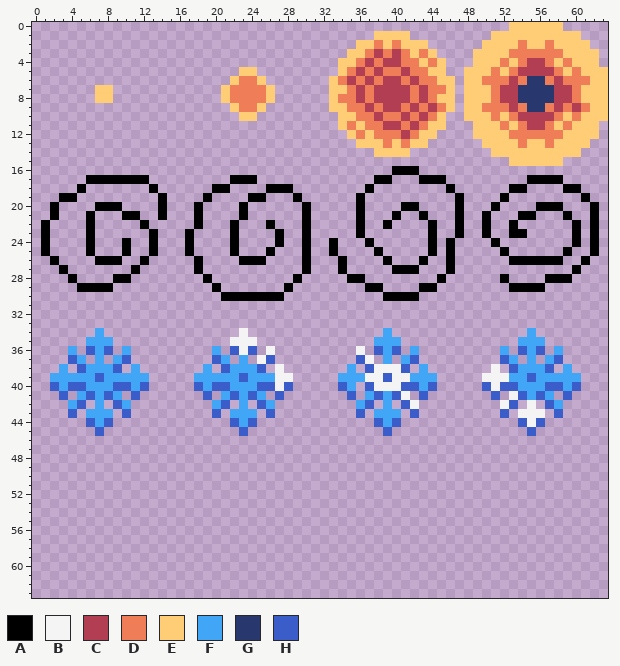
Two states of a pixel-art sprite, assets/sprites/animations/effects.png. Above: the version before the commit.
The file is 64x64 pixels.
Palette (. is transparent): A #000000  B #f4f4f4  C #b13e53  D #ef7d57  E #ffcd75  F #41a6f6  G #29376f  H #3b5dc9
Pixels before (only the part around the change), first column x 0:
37 ....HF.F.FH.........HF.F.BH.........HB.F.FH.........HF.F.FH.....
38 ...F.HFFFH.F.......F.HFFFH.B.......F.HBBBH.F.......B.HFFFH.F....
39 ..FFFFFHFFFFF.....FFFFFHFFFBB.....FFFBBHBBFFF.....BBBFFHFFFFF...
40 ..HFHHFFFHHFH.....HFHHFFFHHBH.....HF.HBBBHHFH.....HBHHFFFHHFH...
41 ...H.FHFHF.H.......H.FHFHF.H.......H.FHFHB.H.......H.BHFHF.H....
42 ....FH.F.HF.........FH.F.HF.........FH.F.HB.........BH.B.HF.....
43 ....H.FFF.H.........H.FFF.H.........H.FFF.H.........H.BBB.H.....
44 ......HFH.............HFH.............HFH.............HBH.......
45 .......H...............H...............H...............H........
46 ................................................................
47 ................................................................
48 ................................................................
49 ................................................................
50 ................................................................
51 ................................................................
52 ................................................................
53 ................................................................
54 ................................................................
55 ................................................................
56 ................................................................
57 ................................................................
58 ................................................................
59 ................................................................
60 ................................................................
61 ................................................................
62 ................................................................
63 ................................................................
New version:
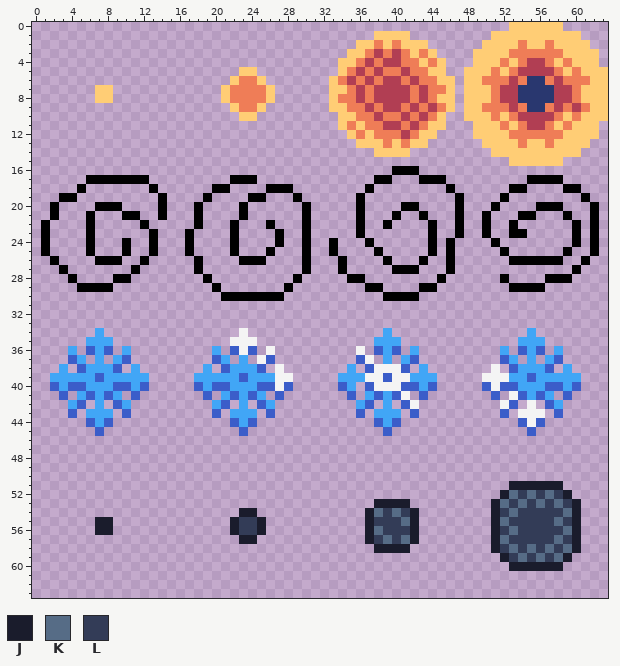
Colours new in this view: J #1a1c2c  K #566c86  L #333c57
The author wrote: Missing debris sprites
Changes in this commit:
The edit adds colour J in row 51 at x 53 to 58; in row 52 at x 52 and 59; in row 53 at x 38 to 41, 51 and 60; in row 54 at x 23 to 24, 37, 42, 51 and 60; in rows 55 to 56 at x 7 to 8, 22, 25, 37, 42, 51 and 60; in row 57 at x 23 to 24, 37, 42, 51 and 60.
The edit adds colour J in row 58 at x 38 to 41, 51 and 60; in row 59 at x 52 and 59; in row 60 at x 53 to 58.
The edit adds colour K in row 52 at x 53, 55 and 57; in row 53 at x 52, 54, 56 and 58; in row 54 at x 38, 40, 53 and 59; in row 55 at x 41, 52 and 58; in row 56 at x 38, 53 and 59; in row 57 at x 39, 41, 52 and 58.
The edit adds colour K in row 58 at x 53, 55, 57 and 59; in row 59 at x 54, 56 and 58.
The edit adds colour L in row 52 at x 54, 56 and 58; in row 53 at x 53, 55, 57 and 59; in row 54 at x 39, 41, 52 and 54 to 58; in row 55 at x 23 to 24, 38 to 40, 53 to 57 and 59; in row 56 at x 23 to 24, 39 to 41, 52 and 54 to 58; in row 57 at x 38, 40, 53 to 57 and 59.
The edit adds colour L in row 58 at x 52, 54, 56 and 58; in row 59 at x 53, 55 and 57.
